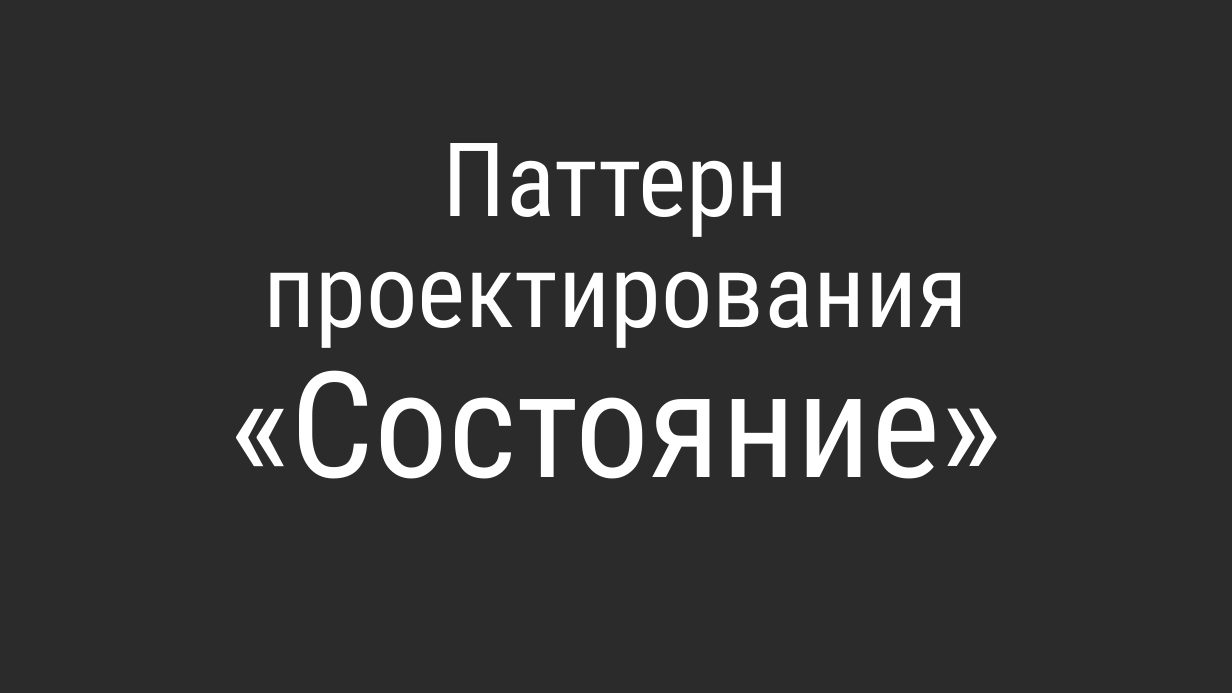
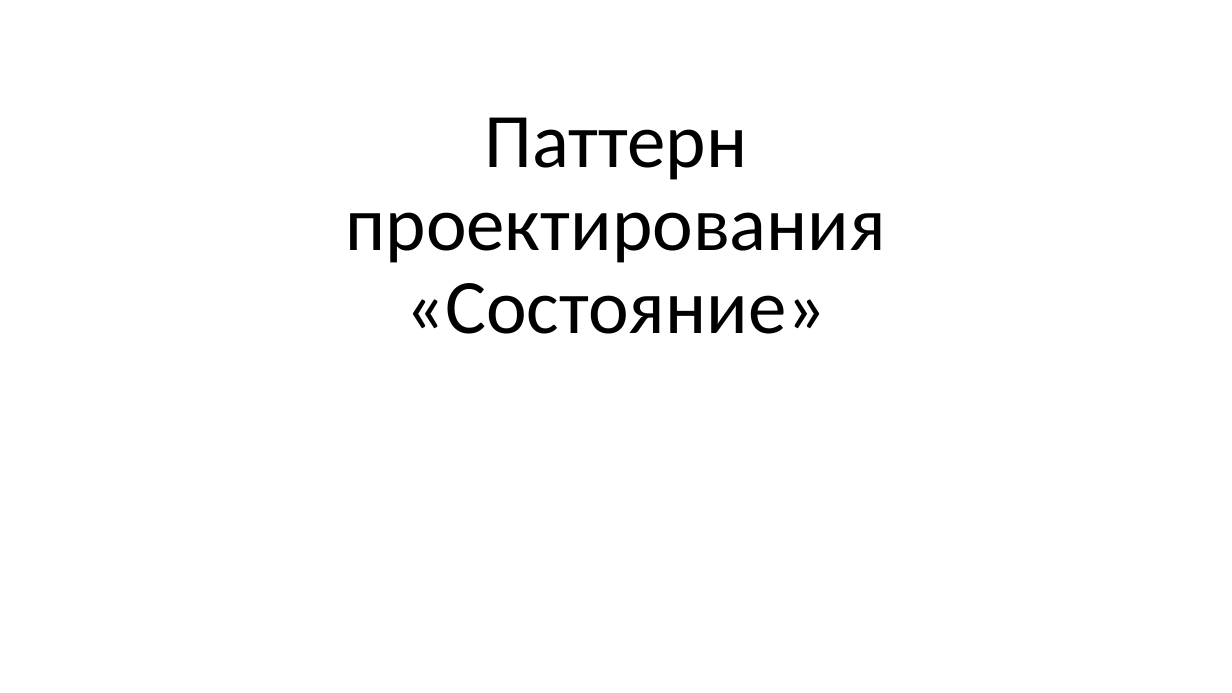
Before and after one commit to alexey-malov/ood, a slide deck: slide 1 of lectures/11.state/state.pptx. Drawn at 1232x693 pixels with LibreOffice and Linux fonts; fonts in the diff are those of the drawing; background and template pictures are left out; a plain dark background stands for a picture behind light text. Boxes give left, top, right and bottom in pixels: in the first picture for what was removed or moved away, otherwise in the second. Text is boxed around its words. In the diff, an @@ line names an element or a change of style, - is before the commit and + after.

Commit message:
Обновил лекцию по паттернам "Компоновщик" и "Состояние"

```diff
--- a/lectures/11.state/state.pptx
+++ b/lectures/11.state/state.pptx
@@ background picture (left out) to #FFFFFF @@
@@ title "Паттерн проектирования «Состояние»": place and size @@
-title "Паттерн проектирования «Состояние»" at (229, 143, 1001, 479)
+title "Паттерн проектирования «Состояние»" at (346, 117, 886, 334)
@@ title "Паттерн проектирования «Состояние»" at (346, 117, 886, 334): size 80 to 60 pt in "Паттерн проектирования"; size 115 to 60 pt in "«Состояние»"; font Roboto Condensed to Calibri, text colour #FFFFFF to #000000 @@
```
Also in this commit, not shown: 7 other slides changed, 2 slides added, 2 slides removed, 1 other file.
